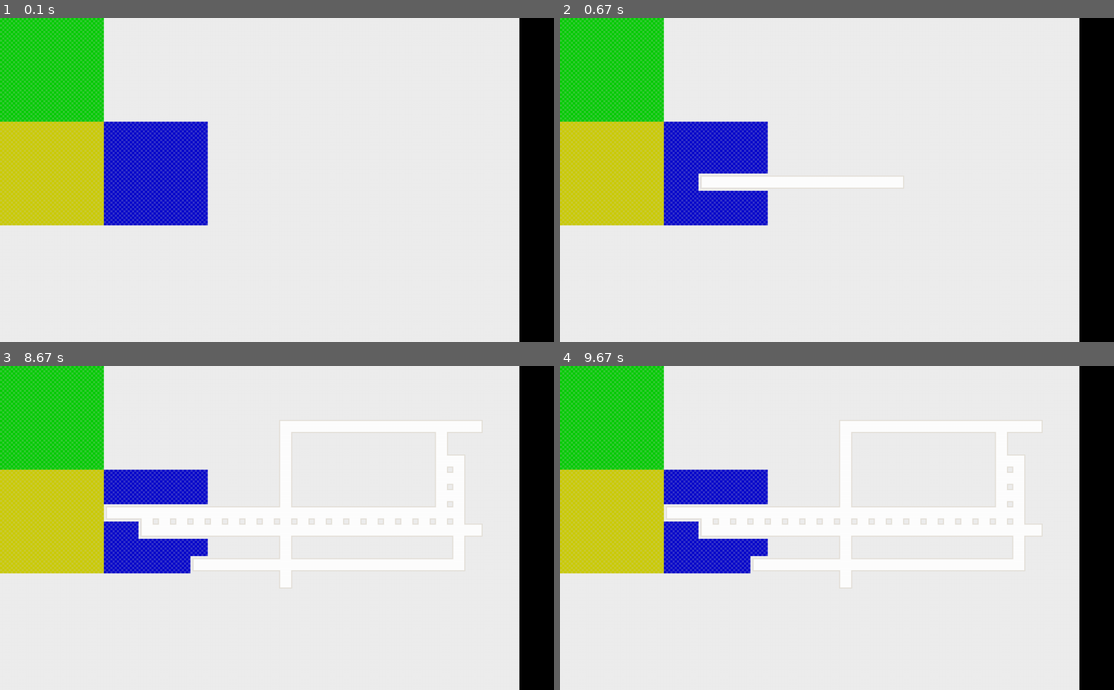
Above: before the commit, frames 1-4 (two rows, left to right).
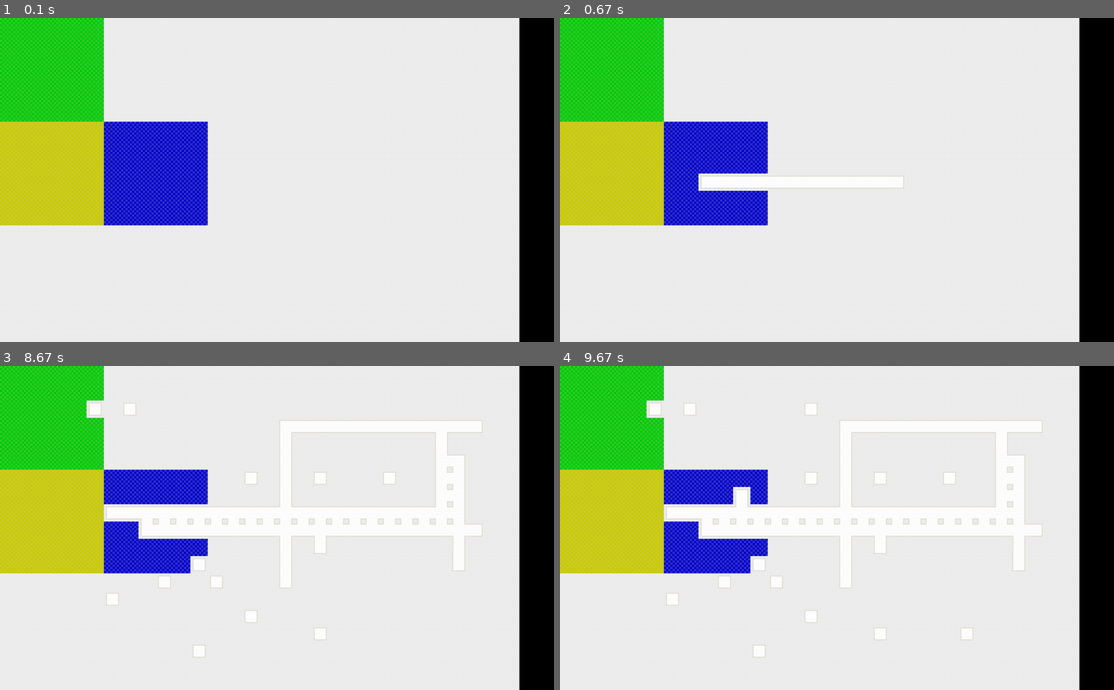
Above: after the commit, the same moments.

Repository: lugkhast/BaliwanPH
Game: pygame game, started from baliwan.py
The game is run twice, just before and just after one commit, with the same random seed, the same clock (stepped at 60 frames per second) and the same inputs. The source is Python 2; it was converted automatically to run under Python 3.
Inputs (mouse positions are in pixels of both pictures, inside the frame that each line leads up to):
- Up to frame 1 (0.1 s): no input
- Up to frame 2 (0.67 s): press the mouse at (704, 183) at 0.37 s; move the mouse to (798, 215) at 0.47 s; release the mouse at (892, 251) at 0.6 s
- Up to frame 3 (8.67 s): click (105, 602) at 0.72 s; click (288, 421) at 1.05 s; press the mouse at (288, 421) at 1.37 s; move the mouse to (354, 498) at 1.47 s; release the mouse at (421, 579) at 1.6 s; press the mouse at (288, 421) at 1.7 s; move the mouse to (376, 515) at 1.8 s; release the mouse at (470, 612) at 1.93 s; click (448, 521) at 2.05 s; press the mouse at (448, 521) at 2.37 s; move the mouse to (426, 482) at 2.47 s; release the mouse at (404, 447) at 2.6 s; press the mouse at (448, 521) at 2.7 s; move the mouse to (304, 495) at 2.8 s; release the mouse at (155, 469) at 2.93 s; press the mouse at (448, 521) at 3.03 s; move the mouse to (277, 583) at 3.13 s; release the mouse at (105, 647) at 3.27 s; click (393, 485) at 3.38 s; click (470, 524) at 3.72 s; press the mouse at (470, 524) at 4.03 s; move the mouse to (354, 476) at 4.13 s; release the mouse at (243, 430) at 4.27 s; click (166, 576) at 4.38 s; click (454, 456) at 4.72 s; press the mouse at (454, 456) at 5.03 s; move the mouse to (465, 511) at 5.13 s; release the mouse at (476, 566) at 5.27 s; click (127, 411) at 5.38 s; click (199, 651) at 5.72 s; click (216, 573) at 6.05 s; click (310, 553) at 6.38 s; click (249, 612) at 6.72 s; click (326, 631) at 7.05 s; click (204, 566) at 7.38 s; click (310, 482) at 7.72 s; click (254, 472) at 8.05 s; click (99, 411) at 8.38 s
- Up to frame 4 (9.67 s): click (814, 411) at 8.72 s; click (964, 641) at 9.05 s; click (742, 489) at 9.38 s

Frames 1-2 are identical in both runs. In frame 3, 0.2% of the frame differs, in the area x 15-82%, y 10-90%; in frame 4, 0.4%.

Commit message:
Initialize placing_last_valid_end on mouse down
 - Fixes crash upon starting the app and quickly clicking on the screen

Diff:
--- a/renderers/pygame/app.py
+++ b/renderers/pygame/app.py
@@ -46,6 +46,10 @@
         elif event.button is 1:
             self.is_placing_object = True
             self.placing_drag_start = self._px_to_tile_coords(pygame.mouse.get_pos())
+
+            # Initialize the last known valid position, in case the mouse is
+            # not moved. This makes us lay down a single tile instead of crashing.
+            self.placing_last_valid_end = self.placing_drag_start
 
     def _mouse_button_released(self, event):
         if event.button is 3:
